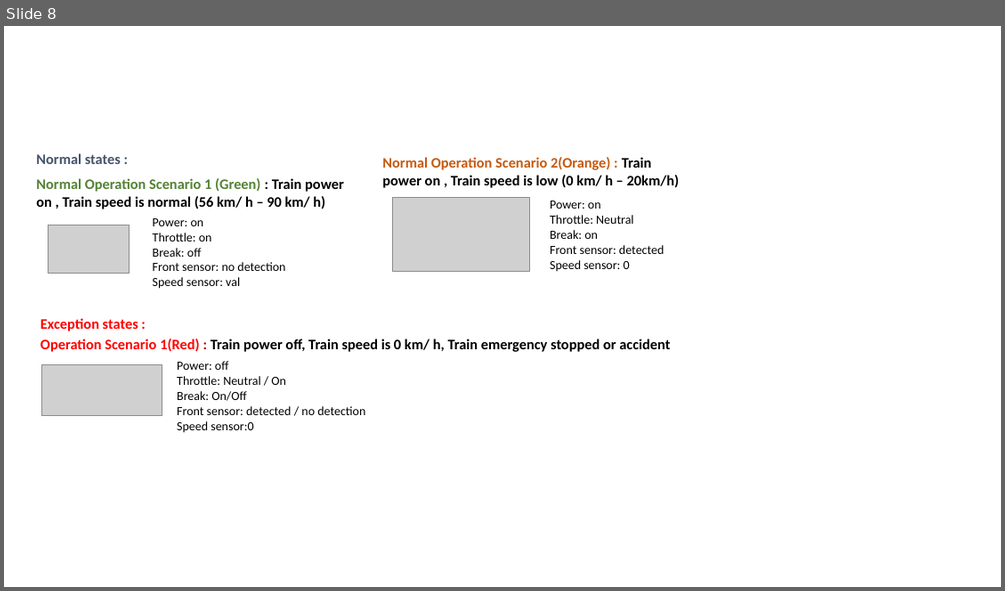
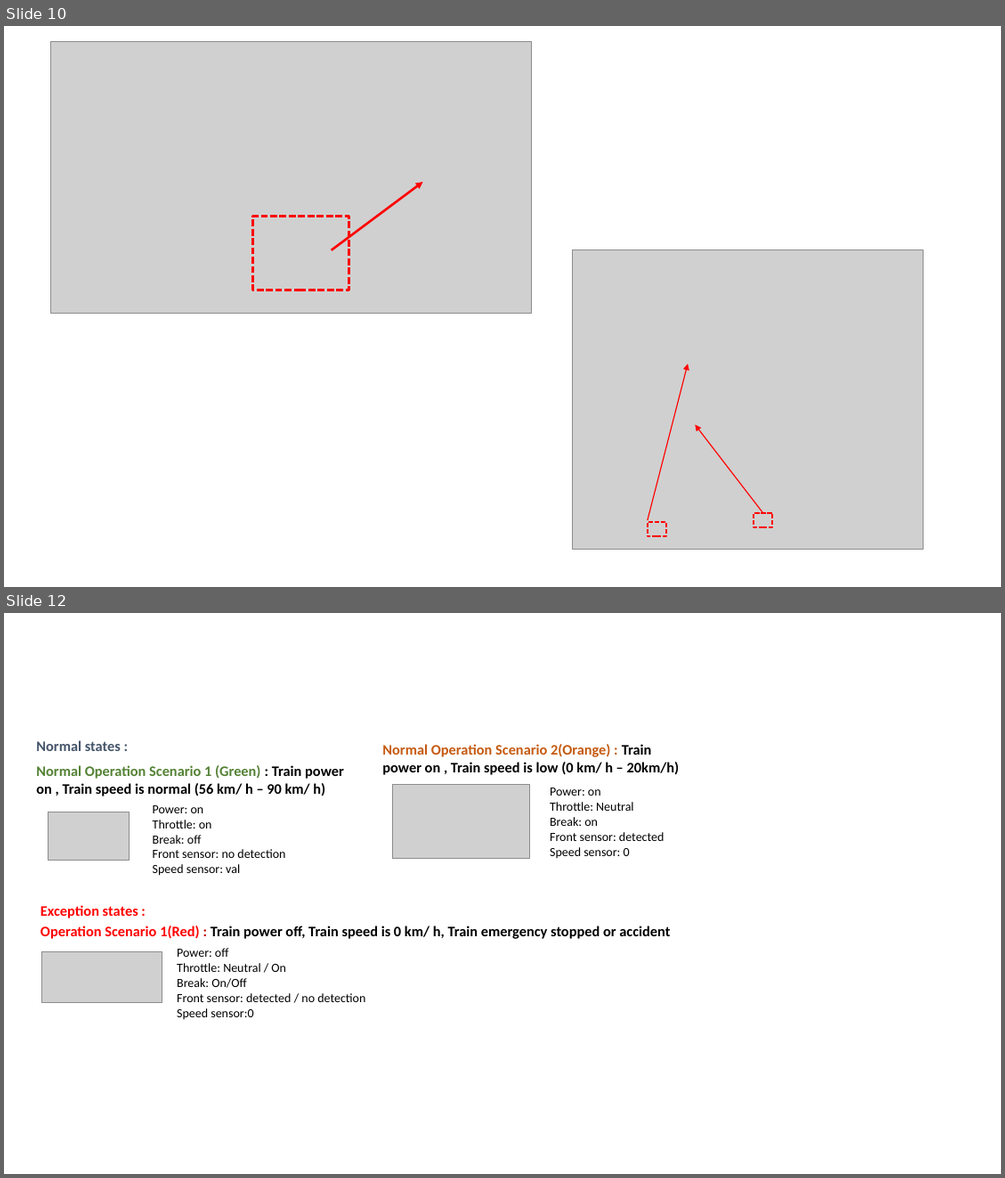
Before and after one commit to mrminhaz87/Railway-IT-OT-Demo, a slide deck: attack/AttackScenario.pptx. Shown one above the other, each under a label of ours: slide 8 before the commit, slides 10 and 12 after it; the slides between them are not shown. The pictures are 1005x591 and 1005x1178 pixels, drawn with LibreOffice and Linux fonts; fonts in the diff are those of the drawing; grey boxes stand for pictures. Boxes give left, top, right and bottom in pixels: in the first picture for what was removed or moved away, otherwise in the second. Text is boxed around its words. In the diff, an @@ line names an element or a change of style, - is before the commit and + after.

```diff
--- a/attack/AttackScenario.pptx
+++ b/attack/AttackScenario.pptx
@@ slide 10 added at (4,26,1001,587), background #FFFFFF @@
@@ picture added at (50,42,532,313) @@
@@ arrow added from (332, 250) to (423, 182), #FF0000 2.25 pt @@
@@ rectangle added at (253,216,349,290), outline #FF0000 2.25 pt dashed @@
@@ picture added at (573,250,923,548) @@
@@ arrow added from (647, 520) to (688, 364), #FF0000 1 pt @@
@@ arrow added from (763, 513) to (695, 425), #FF0000 1 pt @@
@@ rectangle added at (647,522,666,536), outline #FF0000 1.5 pt dashed @@
@@ rectangle added at (754,513,773,527), outline #FF0000 1.5 pt dashed @@
@@ what was slide 8 is now slide 12 @@
```
Also in this commit, not shown: 3 other slides added, 9 other files.
